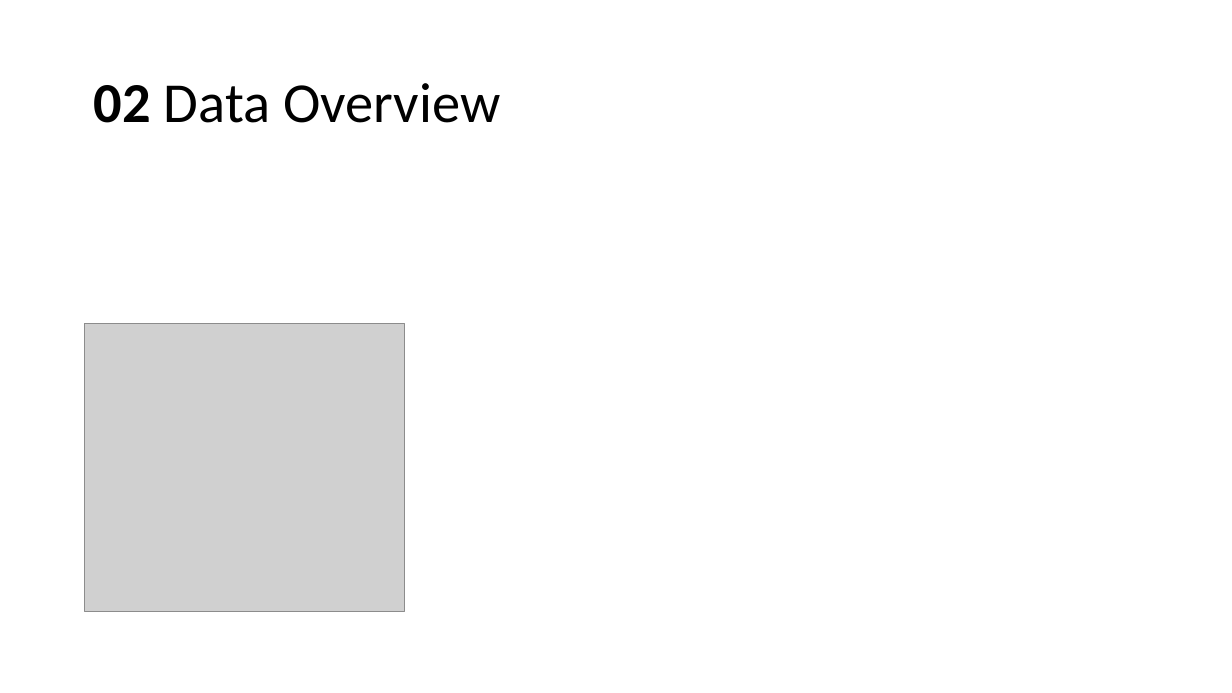
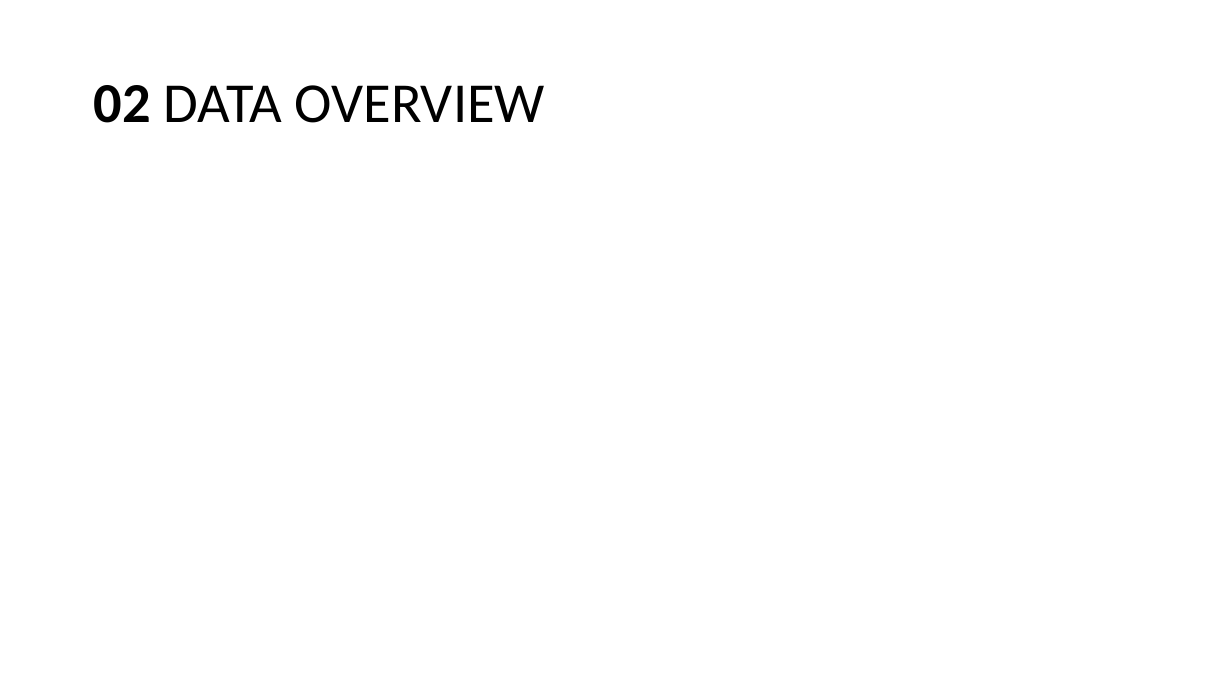
Before and after one commit to sstarkjr/NLP-food-safety-classification, a slide deck: slide 4 of Presentation.pptx. Drawn at 1232x693 pixels with LibreOffice and Linux fonts; fonts in the diff are those of the drawing; grey boxes stand for pictures. Boxes give left, top, right and bottom in pixels: in the first picture for what was removed or moved away, otherwise in the second. Text is boxed around its words. In the diff, an @@ line names an element or a change of style, - is before the commit and + after.

```diff
--- a/Presentation.pptx
+++ b/Presentation.pptx
@@ title at bbox=[94, 85, 545, 123]: text changed @@
-02 Data Overview
+02 DATA OVERVIEW
@@ picture removed at bbox=[85, 323, 405, 611] @@
```
Also in this commit, not shown: 4 other slides changed, 4 slides added, 2 slides removed, 3 other files.
